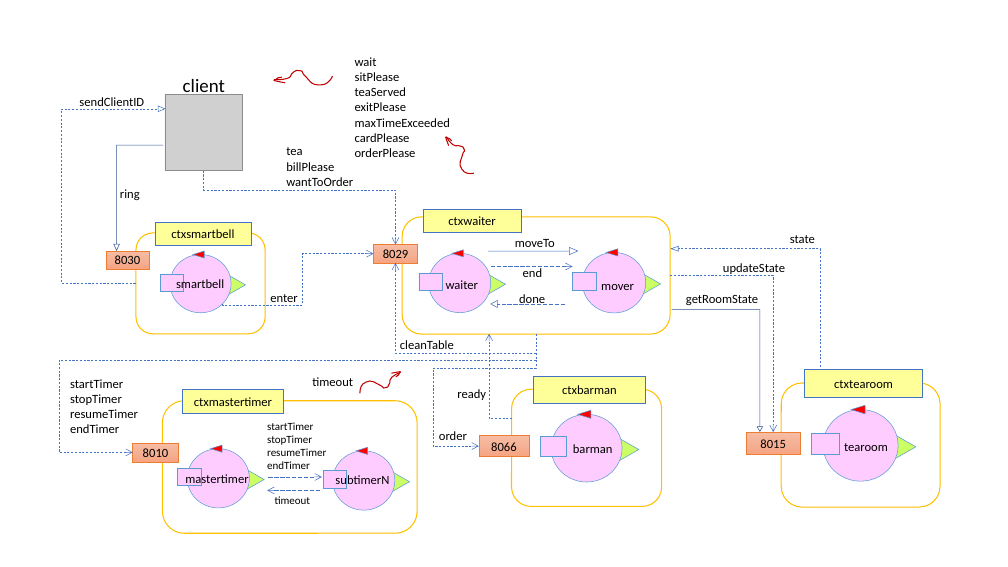
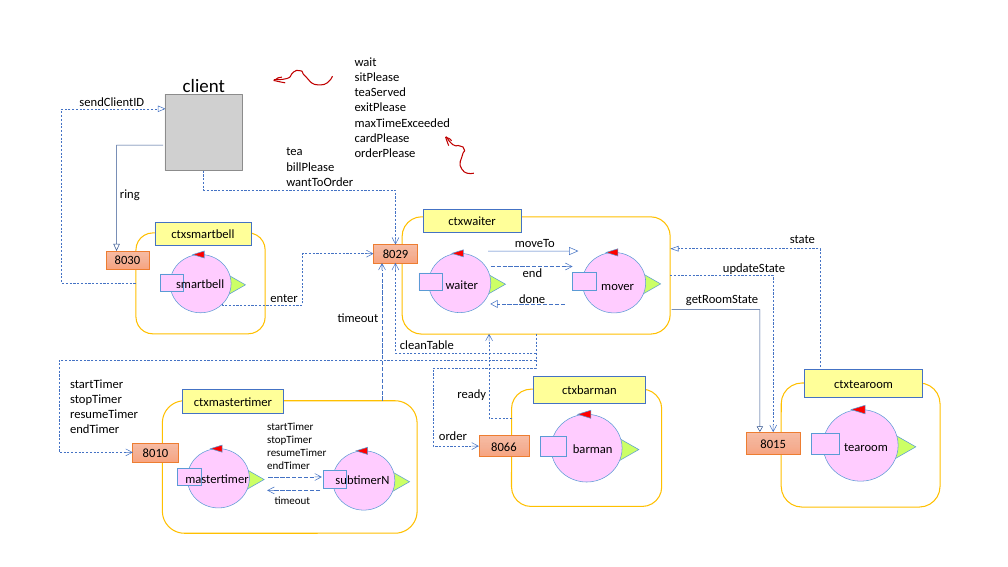
Before and after one commit to gitemar/Martini_Drudi_ISS2020, a slide deck: slide 8 of Sprint2_ISS2020/userDocs/imagesELI.pptx. Drawn at 1008x567 pixels with LibreOffice and Linux fonts; fonts in the diff are those of the drawing; grey boxes stand for pictures. Boxes give left, top, right and bottom in pixels: in the first picture for what was removed or moved away, otherwise in the second. Text is boxed around its words. In the diff, an @@ line names an element or a change of style, - is before the commit and + after.

Commit message:
corrected timeout in documents
changed timeout in dispatch in documents, images and relative files (waiter.qak)

```diff
--- a/Sprint2_ISS2020/userDocs/imagesELI.pptx
+++ b/Sprint2_ISS2020/userDocs/imagesELI.pptx
@@ arrow added from (382, 401) to (382, 263), #4472C4 0.5 pt dashed @@
@@ text "timeout": place and size @@
-text "timeout" at (312, 377, 353, 386)
+text "timeout" at (338, 313, 379, 322)
@@ freeform shape removed at (357, 368, 404, 398) @@
@@ freeform shape removed at (392, 370, 401, 375) @@
@@ freeform shape removed at (394, 372, 401, 377) @@
```
Also in this commit, not shown: 7 other files.
